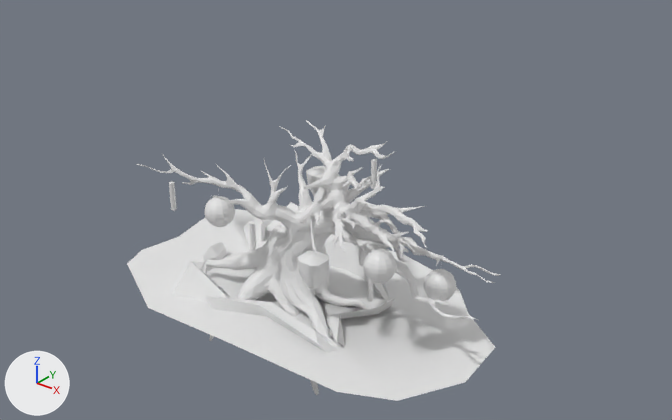
The glTF model docs/lanterntree.glb, before and after one commit.
Camera for both pictures: a camera (50 mm lens) standing at (22.6, -29.9, 20.6) and looking at (1.9, -4.0, 4.5). Every picture has the same lights, and +X, +Y and +Z are marked at lower left. Vertices at the same position are counted once.
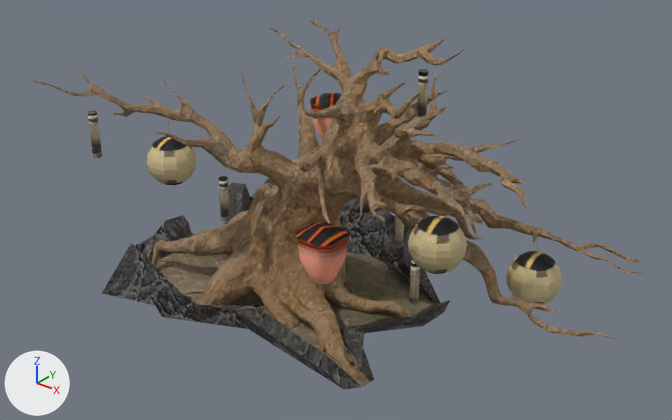
What changed in the scene script:
```text
Add img_roughness:
    img_roughness = load_image('roughness', '_unpacked/roughness', 1024, 1024, 'Non-Color')
Add img_normal:
    img_normal = load_image('normal', '_unpacked/normal', 1024, 1024, 'Non-Color')
Add img_basecolor:
    img_basecolor = load_image('basecolor', '_unpacked/basecolor', 1024, 1024, 'sRGB')
Add mat_initialshadinggroup:
    mat_initialshadinggroup = bpy.data.materials.new('initialShadingGroup')
    # uses the picture img_basecolor
    # uses the picture img_normal
    # uses the picture img_roughness
Change me_mesh:
    used by ob_polysurface30; location = (0.0, -3.99, 0.0); rotation_euler = (1.571, 0.0, 0.0), in degrees (90, 0, 0); scale = (0.642, 0.642, 0.642)
    remove me_mesh.from_pydata(...)  # 4656 vertices, 9023 faces; spans x -13.8..14.2, y -3.9..11.9, z -8.7..7.6
    add me_mesh.from_pydata(...)  # 4359 vertices, 8216 faces; spans x -9.9..14.2, y -0.1..11.9, z -7.3..6.9
    me_mesh part 1: 8 vertices moved within x 6.1..10.4, y 6.0..10.7, z 0.0..3.6; 516 vertices removed from x -13.8..13.7, y -3.9..0.0, z -8.7..7.6; 219 vertices added at x -7.9..5.8, y 0.0, z -4.7..4.0
    me_mesh part 2: 5944 faces spanning x -9.9..14.2, y 0.0..11.9, z -7.3..6.9 switch from no material to mat_initialshadinggroup
Change ob_polysurface30:
    ob_polysurface30.location: (0.0, -3.99, 0.0) -> (0.0, -3.89, 0.0)
    ob_polysurface30.scale: (0.642, 0.642, 0.642) -> (1.0, 1.0, 1.0)
```

Pixel boxes (x1, y1, x2, y2) of what changed, in the pictures (672 x 420 px):
'polySurface30', reshaped, moved, rescaled (64% wider, 32% taller): before (127, 121, 500, 401); after (32, 19, 643, 390)
part 1 of me_mesh, cut back: before (127, 164, 495, 401); after (197, 71, 538, 381)
part 2 of me_mesh, recoloured (grey to brown): before (136, 121, 500, 347); after (32, 19, 642, 380)
